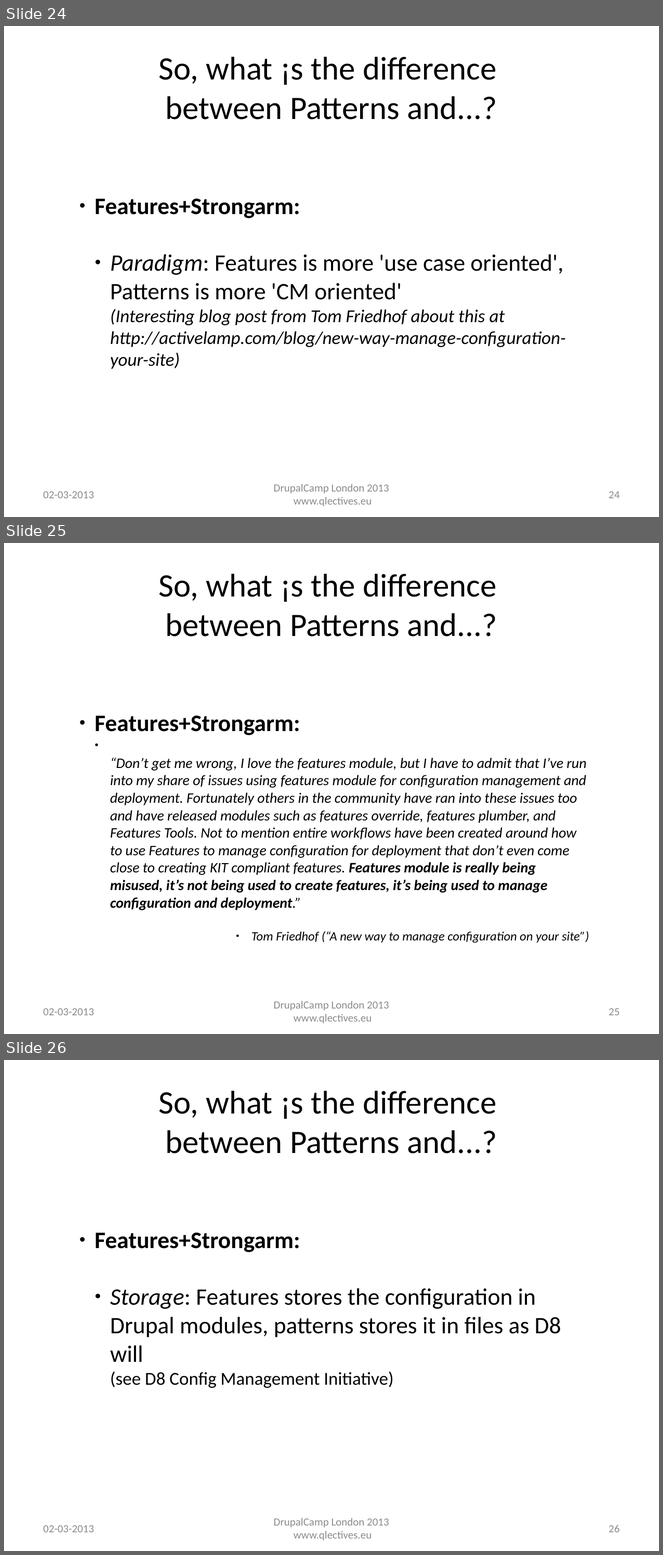
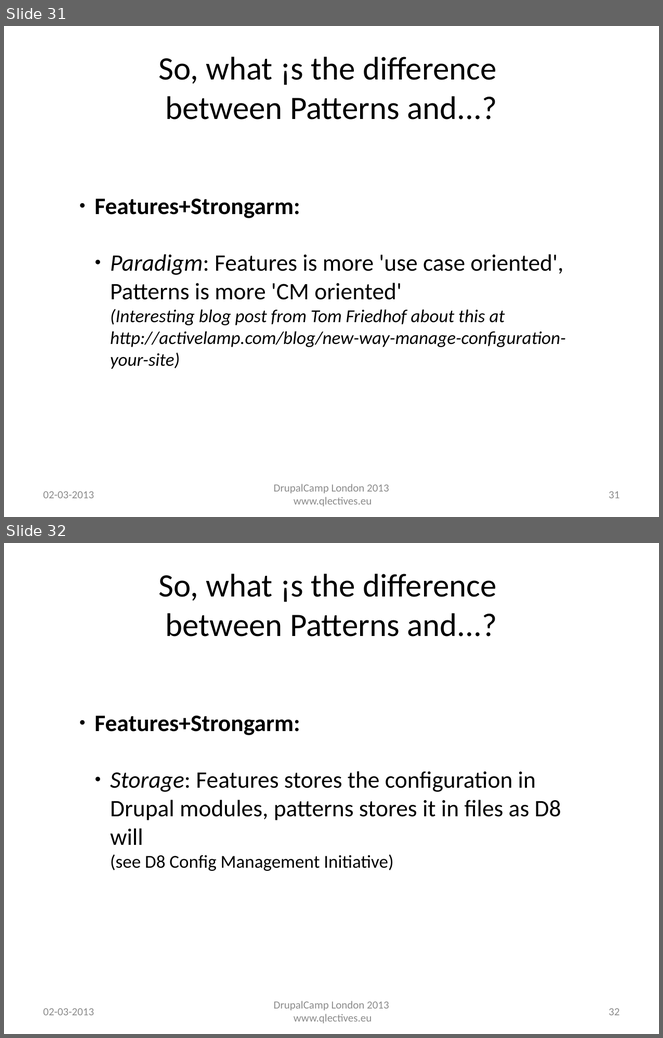
Before and after one commit to QScience/dc-slides, a slide deck: dclondon2013/patterns_dclondon2013.odp. Shown one above the other, each under a label of ours: slides 24, 25 and 26 before the commit, slides 31 and 32 after it. The pictures are 663x1555 and 663x1038 pixels, drawn with LibreOffice and Linux fonts; fonts in the diff are those of the drawing; background and template pictures are left out. Boxes give left, top, right and bottom in pixels: in the first picture for what was removed or moved away, otherwise in the second. Text is boxed around its words. In the diff, an @@ line names an element or a change of style, - is before the commit and + after.

```diff
--- a/dclondon2013/patterns_dclondon2013.odp
+++ b/dclondon2013/patterns_dclondon2013.odp
@@ slide 25 removed at [4, 543, 659, 1034], background #FFFFFF @@
@@ text removed at [158, 574, 497, 637] @@
-So, what ¡s the difference
-between Patterns and...?
@@ text removed at [94, 716, 590, 943] @@
-● Features+Strongarm:
-  ● “Don’t get me wrong, I love the features module, but I have to admit that I’ve run into my share of issues using features module for configuration management and deployment. Fortunately others in the community have ran into these issues too and have released modules such as features override, features plumber, and Features Tools. Not to mention entire workflows have been created around how to use Features to manage configuration for deployment that don’t even come close to creating KIT compliant features. Features module is really being misused, it’s not being used to create features, it’s being used to manage configuration and deployment.”
-  ● Tom Friedhof (“A new way to manage configuration on your site”)
@@ text removed at [43, 1008, 94, 1016] @@
-02-03-2013
@@ text removed at [274, 1001, 389, 1024] @@
-DrupalCamp London 2013
-www.qlectives.eu
@@ page number removed at [609, 1008, 620, 1016] @@
-25
@@ what was slide 24 is now slide 31 @@
@@ page number at [609, 491, 620, 499]: text changed @@
-24
+31
@@ what was slide 26 is now slide 32 @@
@@ page number at [609, 1008, 620, 1016]: text changed @@
-26
+32
```
Also in this commit, not shown: 10 slides changed, 3 other slides removed, 1 other file.
